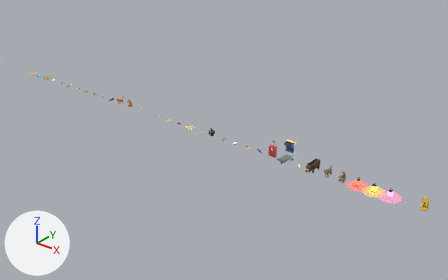
A saved change to the glTF model models/props.glb.
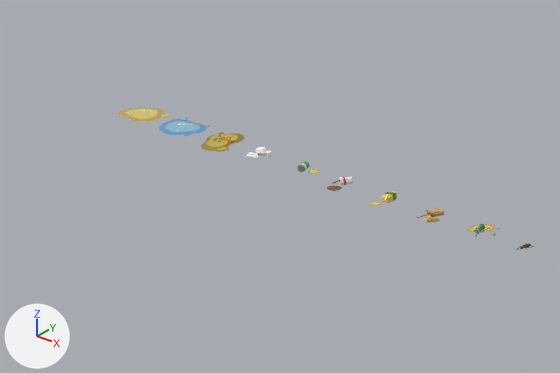
Each version is shown whole from a camera (50 mm lens) standing at (24.29, -26.36, 16.31) and looking at (2.17, 1.3, -0.83), then close up on the part from 1% to 24% of the width and 19% to 43% of the height. Arrows for +X, +Y and +Z are at lower left; the lights stay in place. The older version's two pictures come first. Where no turn or scale is listed for an object, it has been applied to the vertices. Vertices at exactly the same position are counted once.

In view in the first close-up: 'litter_can', 'litter_carton', 'litter_cup', 'litter_skewer', 'litter_tissue', 'puddle_pee', 'puddle_water', 'vomit' and 2 more.
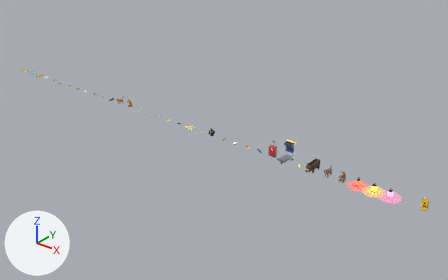
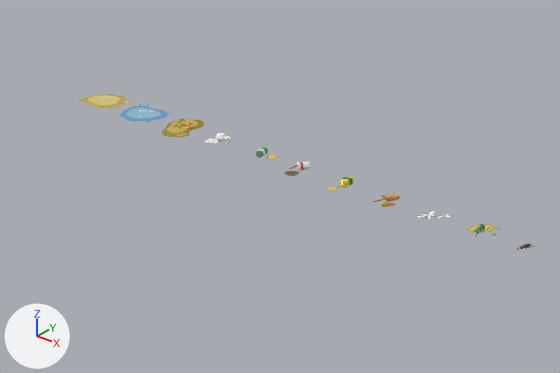
The newer file is also turned or shifted as a whole; pictures and numbers use the older file's frame.

The change in detail:
Material 'slip_green' (mat_slip_green) is new.
Its base color is (0.0284, 0.254, 0.0844) (green #2f8a52).
Its roughness is 0.7.
me_litter_skewer is used by ob_litter_skewer; location (-9.45, 0.0, 0.0).
me_litter_skewer had 93 vertices, 152 faces and spanned x -0.097..0.204, y -0.253..0.138, z 0.0..0.09.
me_litter_skewer now has 93 vertices, 152 faces and spans x -0.997..-0.696, y -0.253..0.138, z 0.0..0.09.
me_litter_skewer part 1: the whole mesh is moved by (-0.9, 0.0, 0.0).
me_litter_tissue is used by ob_litter_tissue; location (-13.05, 0.0, 0.0).
me_litter_tissue had 48 vertices, 80 faces and spanned x -0.228..0.141, y -0.168..0.083, z -0.005..0.129.
me_litter_tissue now has 48 vertices, 80 faces and spans x -1.128..-0.759, y -0.168..0.083, z -0.005..0.129.
me_litter_tissue part 2: the whole mesh is moved by (-0.9, 0.0, 0.0).
Mesh me_litter_slips is new.
It has 132 vertices, 204 faces and spans x -0.158..0.221, y -0.191..0.109, z 0.002..0.092.
Faces by material slot: [120, 84].
It uses material mat_paper (white #fbfaf5).
It uses material mat_slip_green (green #2f8a52).
Object 'litter_can' (ob_litter_can) moves from (-12.15, 0.0, 0.0) to (-13.05, 0.0, 0.0).
Object 'litter_carton' (ob_litter_carton) moves from (-10.35, 0.0, 0.0) to (-11.25, 0.0, 0.0).
Object 'litter_cup' (ob_litter_cup) moves from (-11.25, 0.0, 0.0) to (-12.15, 0.0, 0.0).
Object 'puddle_pee' (ob_puddle_pee) moves from (-15.75, 0.0, 0.0) to (-16.65, 0.0, 0.0).
Object 'puddle_water' (ob_puddle_water) moves from (-14.85, 0.0, 0.0) to (-15.75, 0.0, 0.0).
Object 'vomit' (ob_vomit) moves from (-13.95, 0.0, 0.0) to (-14.85, 0.0, 0.0).
Object 'litter_slips' (ob_litter_slips) is new; it shows me_litter_slips.
Its location is (-9.45, 0.0, 0.0).

What differs and where, as boxes (x1, y1, x2, y2) in the close-ups (560 x 373 px):
'puddle_water', moved: before (159, 117, 210, 136); after (120, 104, 171, 122)
'vomit', moved: before (201, 132, 244, 152); after (161, 119, 204, 138)
'puddle_pee', moved: before (116, 107, 170, 121); after (79, 94, 132, 108)
'litter_skewer', moved: before (417, 208, 444, 222); after (372, 192, 400, 207)
'litter_carton', moved: before (369, 191, 397, 206); after (326, 176, 354, 191)
'litter_cup', moved: before (327, 176, 353, 191); after (284, 162, 310, 176)
'litter_tissue', moved: before (245, 147, 272, 157); after (205, 133, 231, 143)
'litter_can', moved: before (297, 161, 320, 174); after (256, 147, 278, 160)
'litter_slips', added: after (418, 211, 450, 219)
